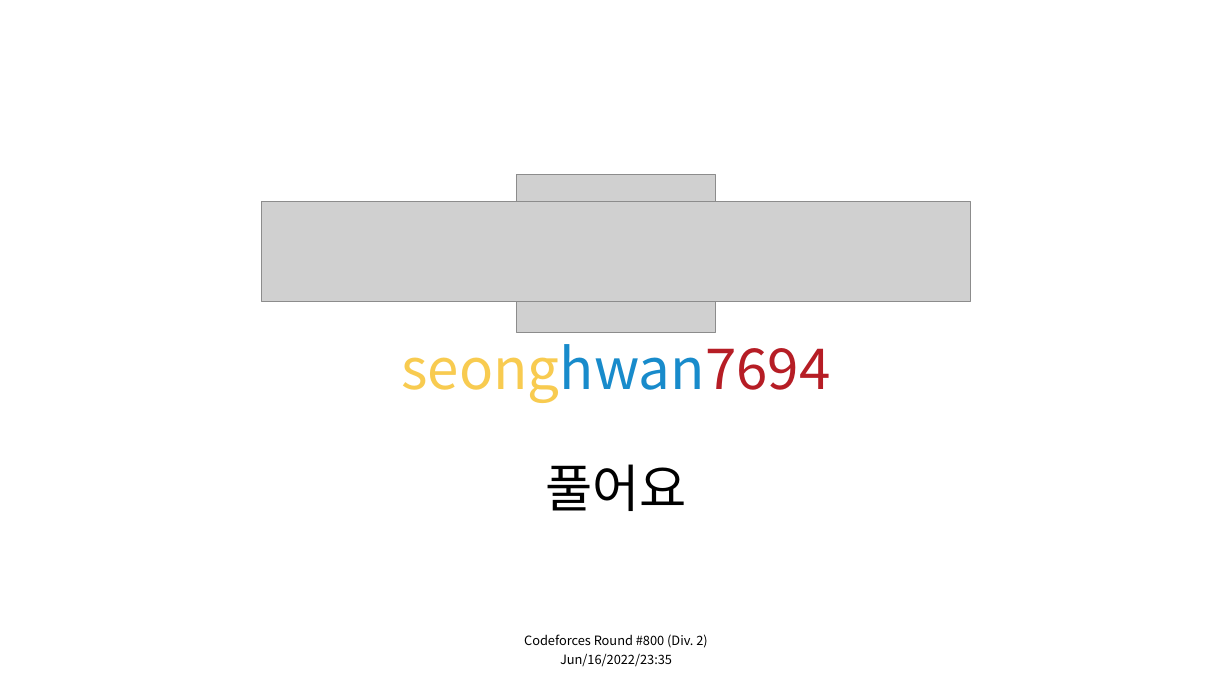
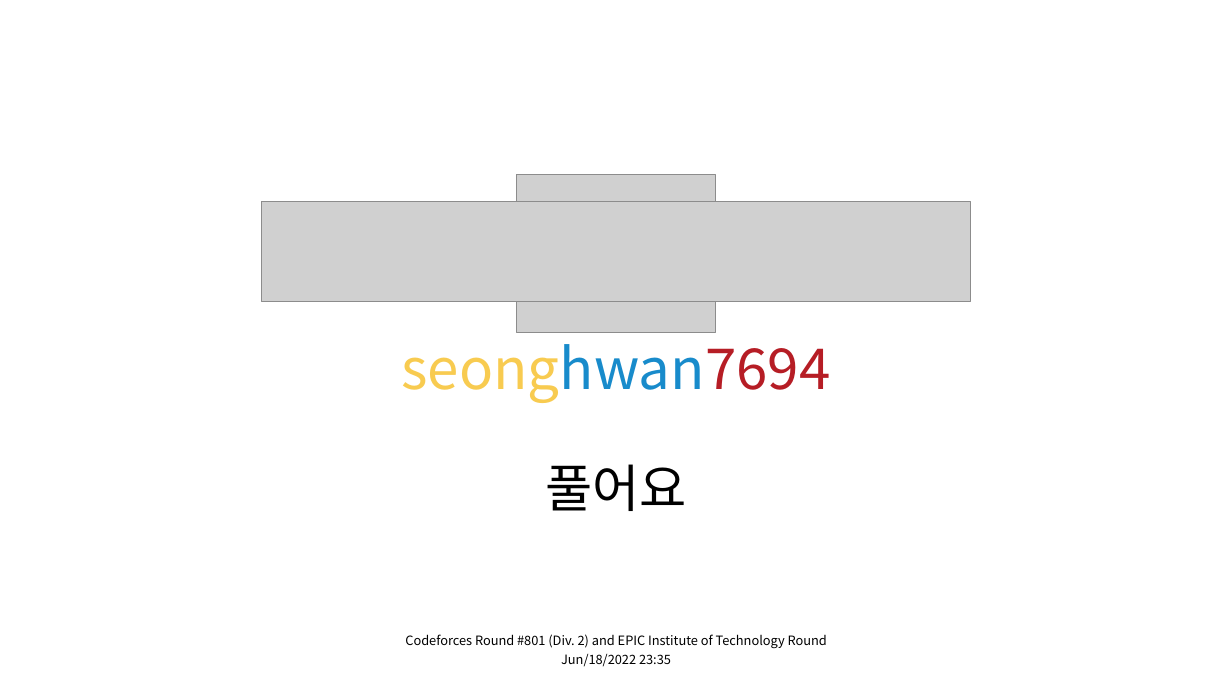
Before and after one commit to seonghwan7694/CODEFORCES_solved, a slide deck: slide 2 of settings/thumbnail_template.pptx. Drawn at 1232x693 pixels with LibreOffice and Linux fonts; fonts in the diff are those of the drawing; grey boxes stand for pictures. Boxes give left, top, right and bottom in pixels: in the first picture for what was removed or moved away, otherwise in the second. Text is boxed around its words. In the diff, an @@ line names an element or a change of style, - is before the commit and + after.

```diff
--- a/settings/thumbnail_template.pptx
+++ b/settings/thumbnail_template.pptx
@@ text at (405,634,827,648): text changed @@
-Codeforces Round #800 (Div. 2)
+Codeforces Round #801 (Div. 2) and EPIC Institute of Technology Round
@@ text at (561,654,671,667): text changed @@
-Jun/16/2022/23:35
+Jun/18/2022 23:35
```
Also in this commit, not shown: 4 other files.
